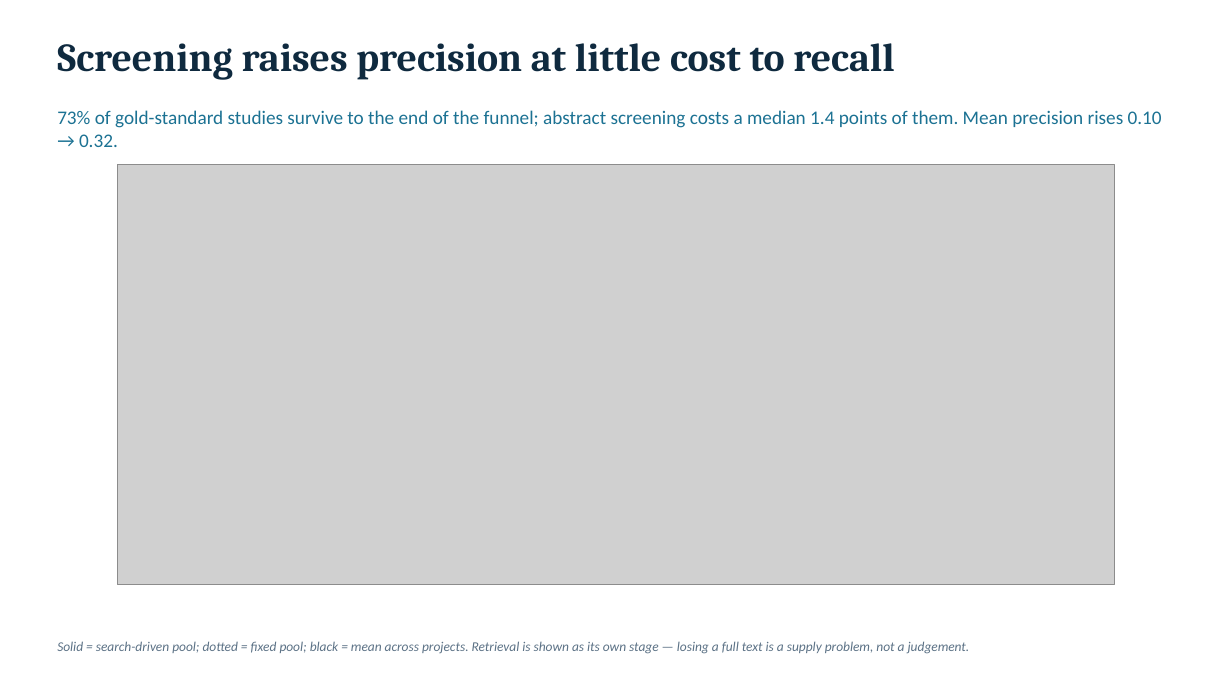
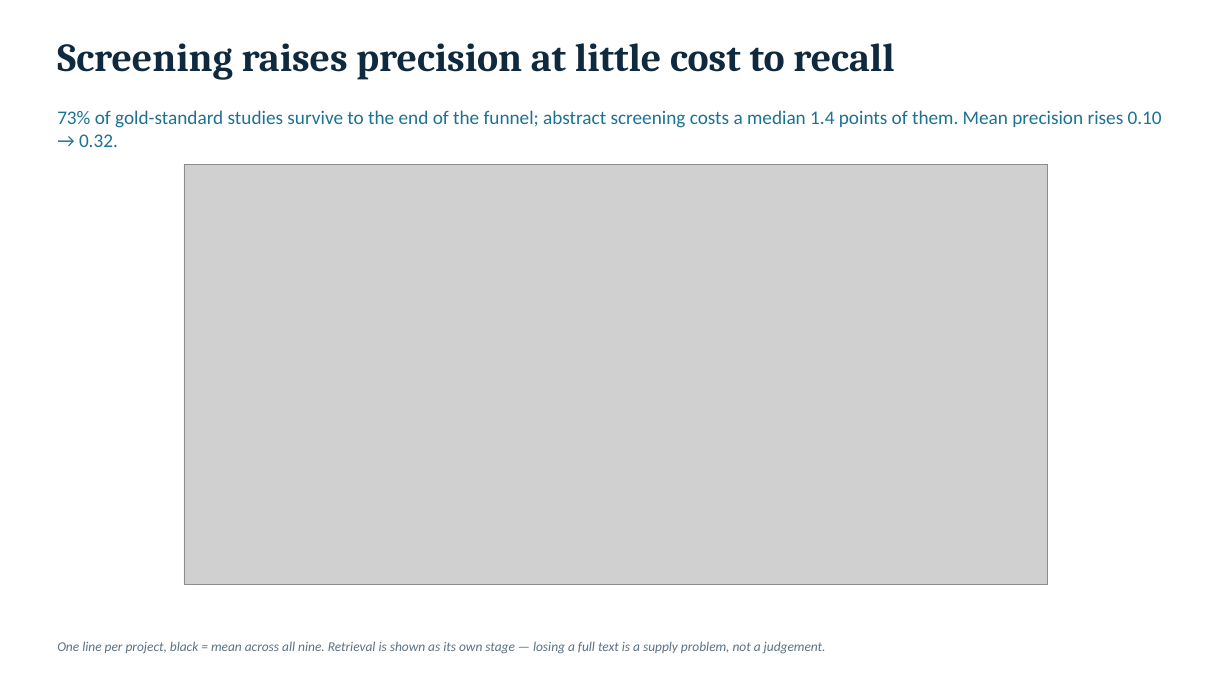
Before and after one commit to neurostuff/autonima-results, a slide deck: slide 4 of autonima_results_deck.pptx. Drawn at 1232x693 pixels with LibreOffice and Linux fonts; fonts in the diff are those of the drawing; grey boxes stand for pictures. Boxes give left, top, right and bottom in pixels: in the first picture for what was removed or moved away, otherwise in the second. Text is boxed around its words. In the diff, an @@ line names an element or a change of style, - is before the commit and + after.

```diff
--- a/autonima_results_deck.pptx
+++ b/autonima_results_deck.pptx
@@ picture: place and size @@
-picture at [117, 165, 1115, 585]
+picture at [184, 165, 1048, 585]
@@ text at [57, 641, 826, 654]: text changed @@
-Solid = search-driven pool; dotted = fixed pool; black = mean across projects. Retrieval is shown as its own stage — losing a full text is a supply problem, not a judgement.
+One line per project, black = mean across all nine. Retrieval is shown as its own stage — losing a full text is a supply problem, not a judgement.
```
Also in this commit, not shown: 1 slide added, 17 other files.
